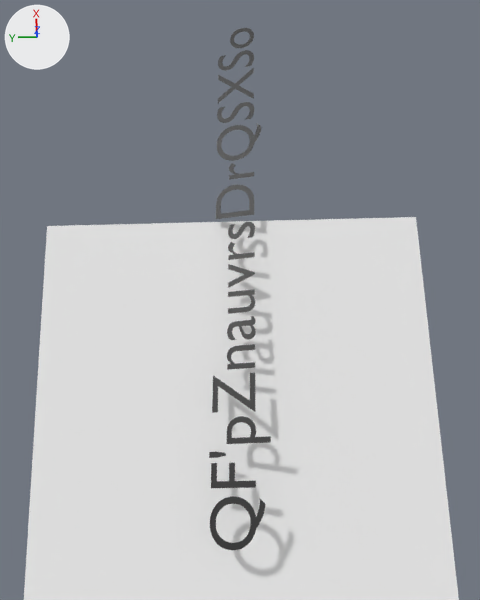
The Blender file TrainingSetGenerator.blend: old version first, new version second.
The view is the same before and after, from a camera (50 mm lens) standing at (-1.38, -0.02, 9.35) and looking at (1.63, -0.1, -0.56). The axes (+X, +Y, +Z) are drawn at upper left. The lights are the same throughout. The picture after the commit comes second. Text is drawn in Blender's own font.

Names of what the first picture shows: 'Plane', 'Text'.
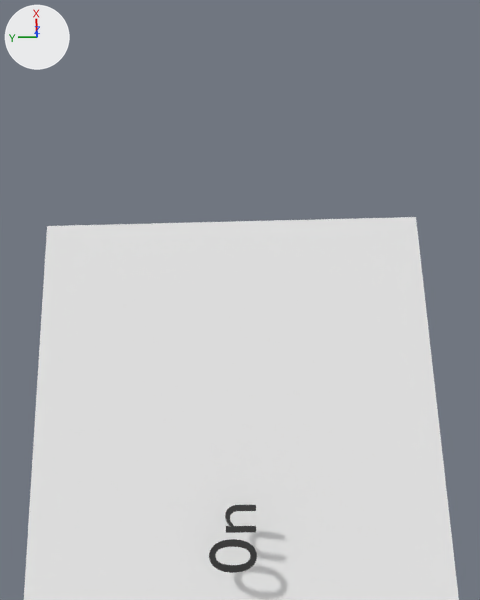
The newer file is also rescaled (x19.95), turned or shifted as a whole; pictures and numbers use the older file's frame.

Boxes [x1, y1, x2, y2] around the edits, measured in the pictures (480 x 600 px):
'Text', text changed
    before: [209, 28, 271, 550]
    after: [209, 505, 257, 573]

Edits to the bpy script that builds the scene:
```text
Change txt_text:
    txt_text.body: " QF'pZnauvrsDrQSXSo" -> '0n'
```
